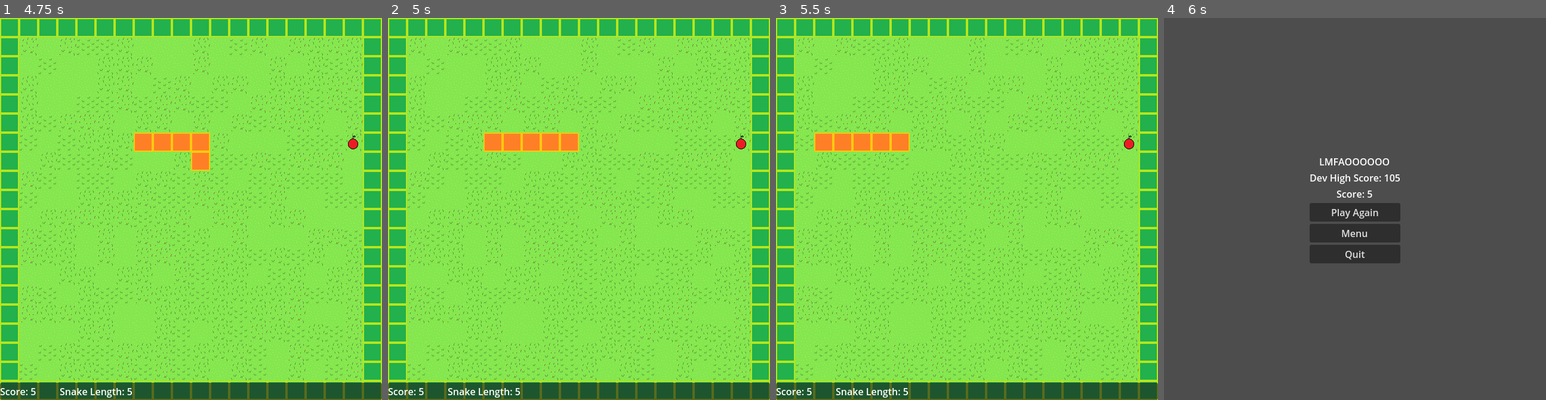
Above: before the commit, frames 1-4 (left to right).
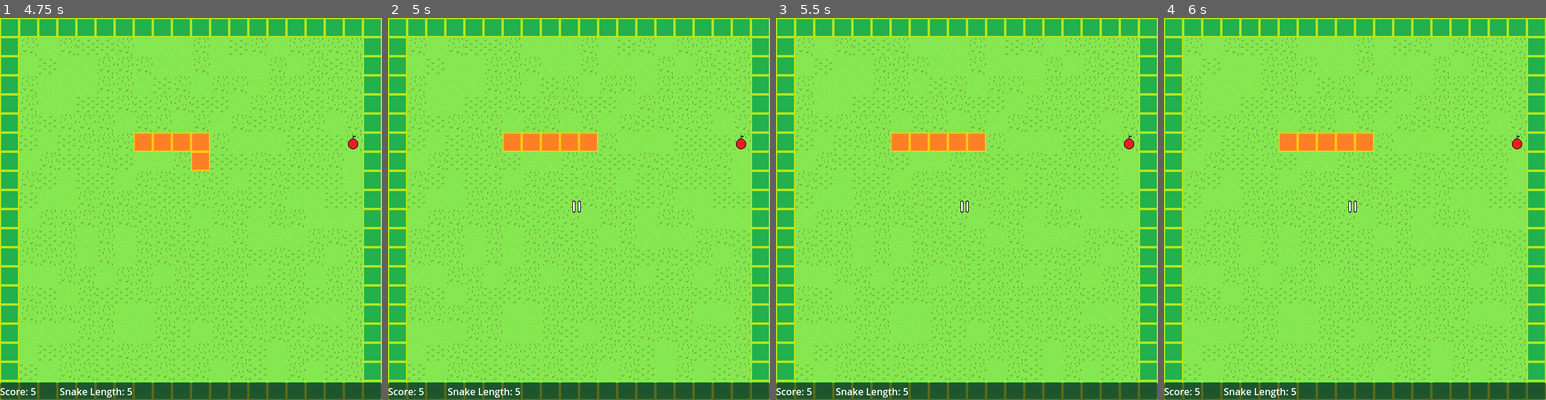
Above: after the commit, the same moments.

Repository: sethbabauta/snake-run
Game: Godot game, scene res://Scenes/menu.tscn
The game is run twice, just before and just after one commit, with the same random seed, the same clock (stepped at 60 frames per second) and the same inputs.
Inputs:
- Up to frame 1 (4.75 s): click "Classic Snake" at 0.5 s; tap Enter at 1.25, 2.75 s; hold D (turn_right) 1.28-2.03 s; hold Shift (drop_item) 1.28-2.03 s; tap Space (use_item) at 2, 2.1, 3.5, 3.6 s; hold S (turn_down) 2.03-2.78 s; hold D (turn_right) 2.78-3.53 s; hold Shift (drop_item) 2.78-3.53 s; hold W (turn_up) 3.53-4.28 s; hold A (turn_left) from 4.28 s (still down); hold Shift (drop_item) from 4.28 s (still down)
- Up to frame 2 (5 s): keep holding A (turn_left); keep holding Shift (drop_item); tap Escape (pause, bound only after the commit) at 4.9 s
- Up to frame 3 (5.5 s): keep holding A (turn_left); release Shift (drop_item) at 5.03 s; tap Space (use_item) at 5.1 s
- Up to frame 4 (6 s): release A (turn_left) at 5.78 s; hold S (turn_down) from 5.78 s (still down); hold Shift (drop_item) from 5.78 s (still down)

Frame 1 is identical in both runs. In frame 2, 0.5% of the frame differs, in the area x 25-55%, y 30-51%; in frame 3, 2.0%; in frame 4, 100%, in the area x 0-100%, y 0-100%.

Commit message:
add pause functionality

Diff:
--- a/Scenes/adventure.tscn
+++ b/Scenes/adventure.tscn
@@ -17,6 +17,7 @@
 gamemode_node = NodePath("..")
 
 [node name="MoveTimer" parent="." instance=ExtResource("2_1lgb7")]
+unique_name_in_owner = true
 autostart = false
 
 [node name="Camera2D2" parent="." node_paths=PackedStringArray("main_node", "gamemode_node") instance=ExtResource("4_1uxk5")]
--- a/Scenes/classic.tscn
+++ b/Scenes/classic.tscn
@@ -17,6 +17,7 @@
 gamemode_node = NodePath("..")
 
 [node name="MoveTimer" parent="." instance=ExtResource("3_p4ptm")]
+unique_name_in_owner = true
 autostart = false
 
 [node name="Camera2D" type="Camera2D" parent="."]
--- a/Scenes/demo.tscn
+++ b/Scenes/demo.tscn
@@ -17,6 +17,7 @@
 gamemode_node = NodePath("..")
 
 [node name="MoveTimer" parent="." instance=ExtResource("3_5ku6j")]
+unique_name_in_owner = true
 
 [node name="FollowCamera" parent="." node_paths=PackedStringArray("main_node", "gamemode_node") instance=ExtResource("3_hgows")]
 main_node = NodePath("../Main")
--- a/Scenes/game_ui.tscn
+++ b/Scenes/game_ui.tscn
@@ -1,6 +1,7 @@
-[gd_scene load_steps=2 format=3 uid="uid://2esaq6uvofnq"]
+[gd_scene load_steps=3 format=3 uid="uid://2esaq6uvofnq"]
 
 [ext_resource type="Script" path="res://Scripts/main_ui.gd" id="1_2wlwj"]
+[ext_resource type="Texture2D" uid="uid://k2knm0yuhdt1" path="res://Sprites/pause.png" id="2_bqcaj"]
 
 [node name="GameUI" type="Control" node_paths=PackedStringArray("score_label", "snake_length_label", "powerup_1_label")]
 z_index = 10
@@ -58,3 +59,21 @@
 layout_mode = 2
 size_flags_horizontal = 4
 text = "Powerup: OFF"
+
+[node name="Pause" type="TextureRect" parent="."]
+unique_name_in_owner = true
+visible = false
+layout_mode = 1
+anchors_preset = 8
+anchor_left = 0.5
+anchor_top = 0.5
+anchor_right = 0.5
+anchor_bottom = 0.5
+offset_left = -20.0
+offset_top = -20.0
+offset_right = 20.0
+offset_bottom = 20.0
+grow_horizontal = 2
+grow_vertical = 2
+texture = ExtResource("2_bqcaj")
+stretch_mode = 2
--- a/Scenes/snakeo.tscn
+++ b/Scenes/snakeo.tscn
@@ -17,6 +17,7 @@
 gamemode_node = NodePath("..")
 
 [node name="MoveTimer" parent="." instance=ExtResource("3_sdot4")]
+unique_name_in_owner = true
 autostart = false
 
 [node name="Camera2D" type="Camera2D" parent="."]
--- /dev/null
+++ b/Scripts/event_bus.gd
@@ -0,0 +1,3 @@
+extends Node
+
+signal GAME_PAUSED(is_paused: bool)
--- a/Scripts/main.gd
+++ b/Scripts/main.gd
@@ -1,6 +1,8 @@
 class_name Main extends Node
 
 signal POWERUP_1_ACTIVATE
+
+@onready var move_timer: MoveTimer = %MoveTimer
 
 @export var follow_camera: Camera2D
 @export var gamemode_node: Node
@@ -43,6 +45,9 @@
 
 	if event.is_action_pressed("use_item"):
 		self._fire_use_item_event()
+
+	if event.is_action_pressed("pause"):
+		pause_or_play()
 
 
 static func apply_shader_to_physics_body(
@@ -347,6 +352,11 @@
 	new_sprite.position += offset
 
 
+func pause_or_play() -> void:
+	move_timer.paused = not move_timer.paused
+	EventBus.GAME_PAUSED.emit(move_timer.paused)
+
+
 static func remove_overlay_sprite_from_physics_body(
 		target: GameEngine.GameObject,
 		sprite_node_name: String,
--- a/Scripts/main_ui.gd
+++ b/Scripts/main_ui.gd
@@ -1,4 +1,6 @@
 class_name MainUI extends Control
+
+@onready var pause: TextureRect = %Pause
 
 @export var score_label: Label
 @export var snake_length_label: Label
@@ -13,6 +15,7 @@
 	main_node = get_node("../Main")
 	powerup_1_timer = get_node_or_null("../Powerup1Timer")
 
+	EventBus.GAME_PAUSED.connect(_on_game_paused)
 	ScoreKeeper.SCORE_CHANGED.connect(_on_score_changed)
 	snake_length_label.text = "Snake Length: " + str(main_node.gamemode_node.START_LENGTH)
 	score_label.text = "Score: %d" % ScoreKeeper.score
@@ -28,6 +31,10 @@
 			powerup_1_label.text = powerup_1_text + time_left
 
 
+func _on_game_paused(is_paused: bool) -> void:
+	pause.visible = is_paused
+
+
 func _on_score_changed(new_score: int) -> void:
 	score_label.text = "Score: %d" % new_score
 
--- a/Scripts/move_timer.gd
+++ b/Scripts/move_timer.gd
@@ -10,6 +10,7 @@
 
 
 func _init() -> void:
+	paused = false
 	self.speed_trackers.append(SpeedTracker.new(0.05, 5))
 	self.speed_trackers.append(SpeedTracker.new(0.1, 4))
 	self.speed_trackers.append(SpeedTracker.new(0.15, 3))
--- a/project.godot
+++ b/project.godot
@@ -20,6 +20,7 @@
 ScoreKeeper="*res://Scripts/score_keeper.gd"
 Utils="*res://Scripts/utils.gd"
 Settings="*res://Scripts/settings.gd"
+EventBus="*res://Scripts/event_bus.gd"
 
 [display]
 
@@ -65,6 +66,11 @@
 "events": [Object(InputEventKey,"resource_local_to_scene":false,"resource_name":"","device":-1,"window_id":0,"alt_pressed":false,"shift_pressed":false,"ctrl_pressed":false,"meta_pressed":false,"pressed":false,"keycode":0,"physical_keycode":32,"key_label":0,"unicode":32,"echo":false,"script":null)
 ]
 }
+pause={
+"deadzone": 0.5,
+"events": [Object(InputEventKey,"resource_local_to_scene":false,"resource_name":"","device":-1,"window_id":0,"alt_pressed":false,"shift_pressed":false,"ctrl_pressed":false,"meta_pressed":false,"pressed":false,"keycode":0,"physical_keycode":4194305,"key_label":0,"unicode":0,"echo":false,"script":null)
+]
+}
 
 [physics]
 
Binary file added: Sprites/pause.png
Not shown, added: Sprites/pause.png.import
